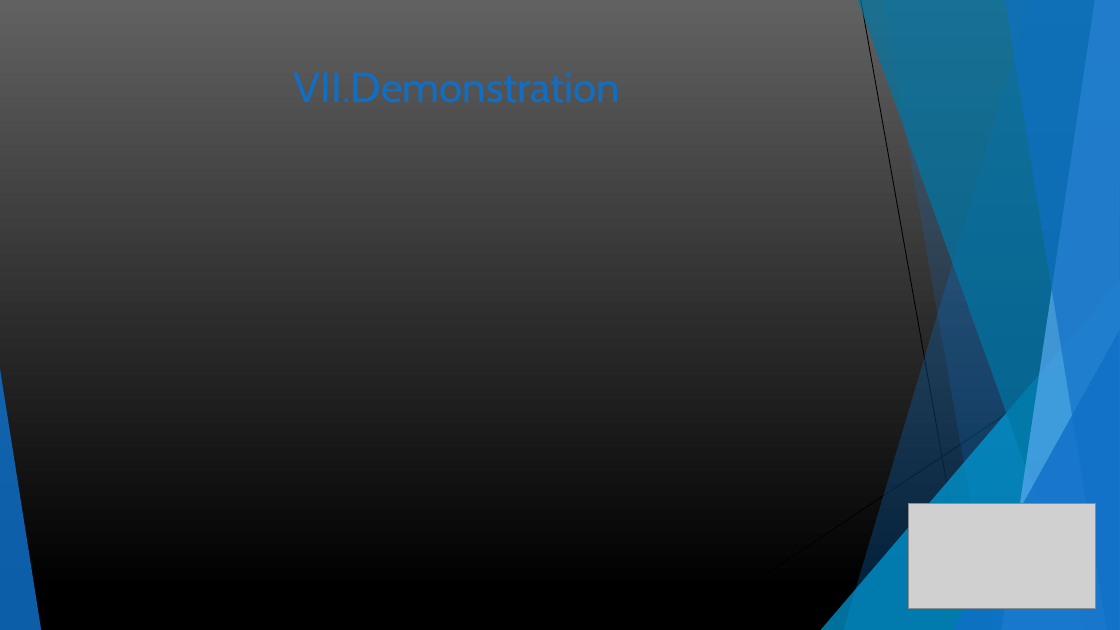
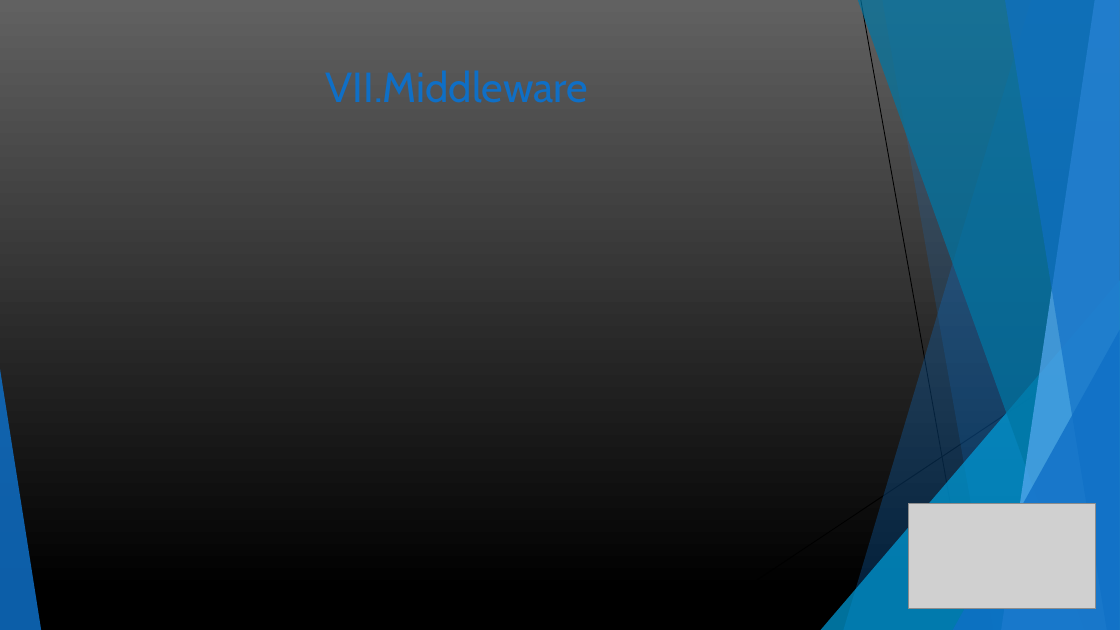
Before and after one commit to guillaumew74/WebProject, a slide deck: slide 9 of ressources/diapo projet.pptx. Drawn at 1120x630 pixels with LibreOffice and Linux fonts; fonts in the diff are those of the drawing; grey boxes stand for pictures. Boxes give left, top, right and bottom in pixels: in the first picture for what was removed or moved away, otherwise in the second. Text is boxed around its words. In the diff, an @@ line names an element or a change of style, - is before the commit and + after.

```diff
--- a/ressources/diapo projet.pptx
+++ b/ressources/diapo projet.pptx
@@ title at (326, 70, 588, 103): text changed @@
-VII.Demonstration
+VII.Middleware
```
Also in this commit, not shown: 5 other slides changed, 6 slides added, 2 slides removed.
